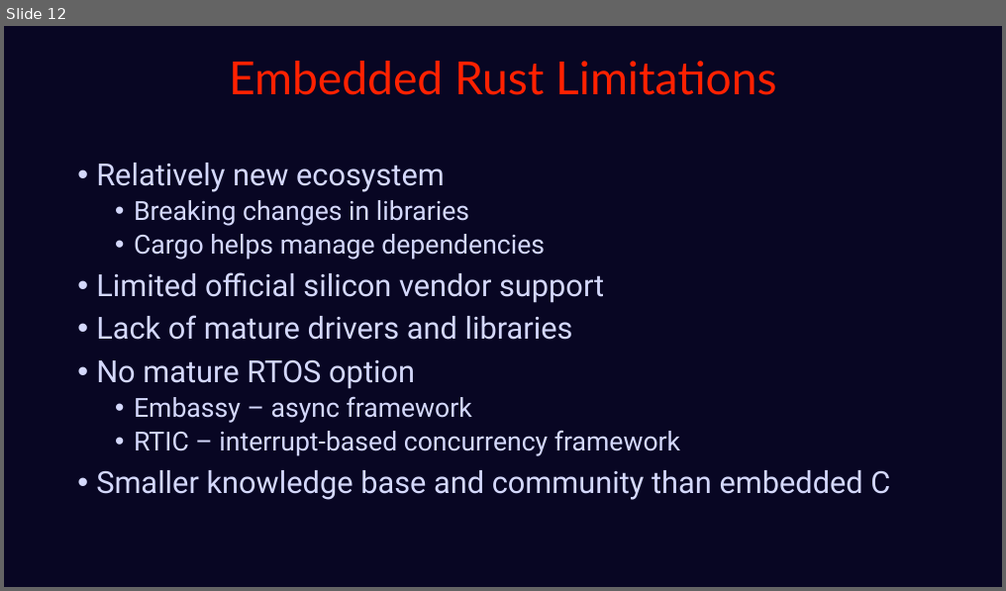
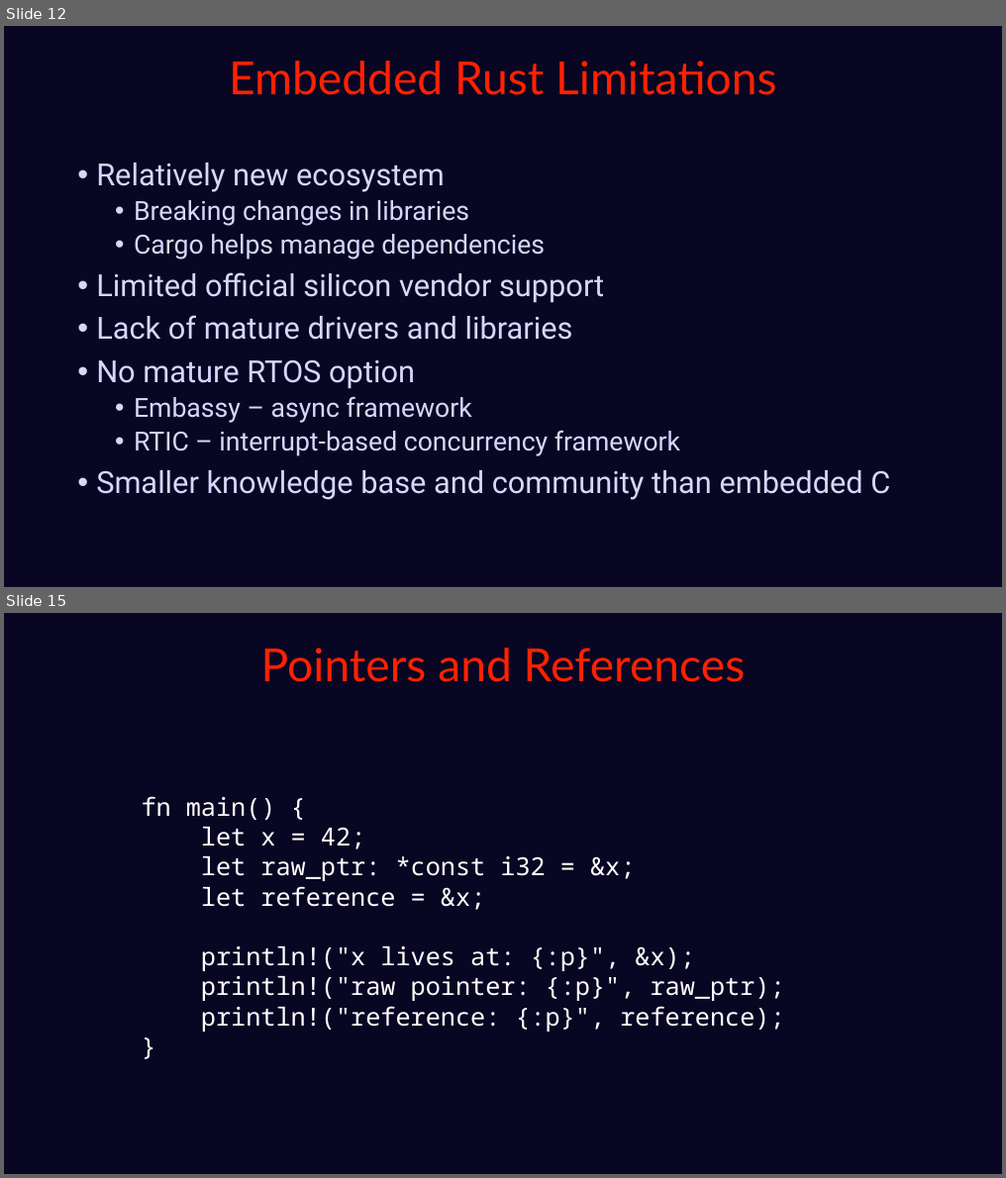
Before and after one commit to tnhabib/supercon-workshop-embedded-rust, a slide deck: slides/Slides.pptx. Shown one above the other, each under a label of ours: slide 12 before the commit, slides 12 and 15 after it; the slides between them are not shown. The pictures are 1006x591 and 1006x1178 pixels, drawn with LibreOffice and Linux fonts; fonts in the diff are those of the drawing. Boxes give left, top, right and bottom in pixels: in the first picture for what was removed or moved away, otherwise in the second. Text is boxed around its words. In the diff, an @@ line names an element or a change of style, - is before the commit and + after.

```diff
--- a/slides/Slides.pptx
+++ b/slides/Slides.pptx
@@ slide 15 added at (4, 613, 1002, 1174), background #080623 @@
@@ title added at (261, 648, 746, 682), 66 pt, text #FF2100 @@
+Pointers and References
@@ text added at (142, 796, 785, 1032), 36 pt, text #FFFFFF @@
+fn main() {
+let x = 42;
+let raw_ptr: *const i32 = &x;
+let reference = &x;
+println!("x lives at: {:p}", &x);
+println!("raw pointer: {:p}", raw_ptr);
+println!("reference: {:p}", reference);
+}
```
Also in this commit, not shown: 7 other slides added, 30 other files.
